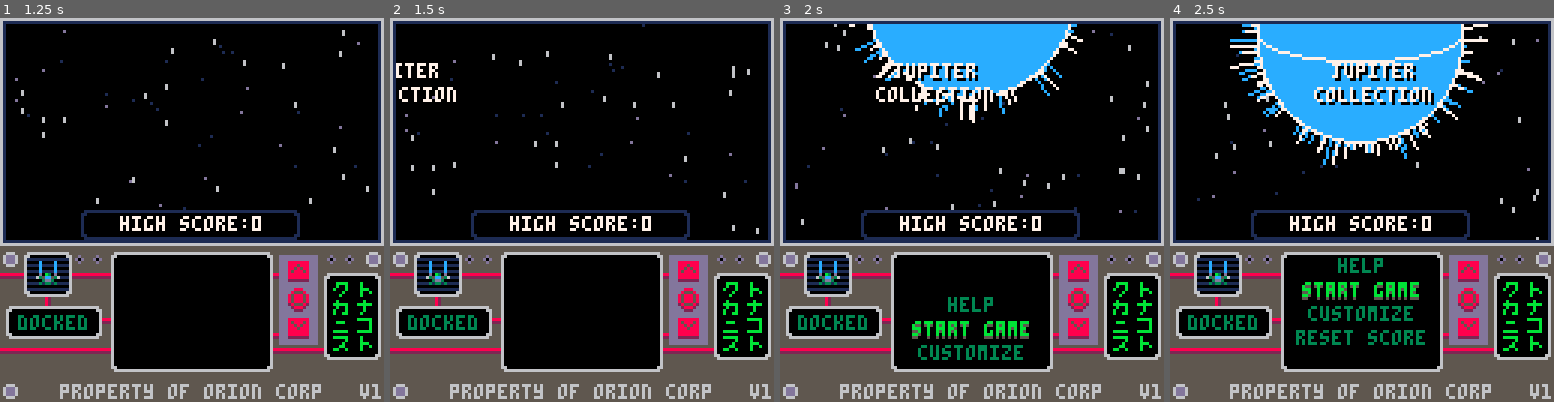
Above: before the commit, frames 1-4 (left to right).
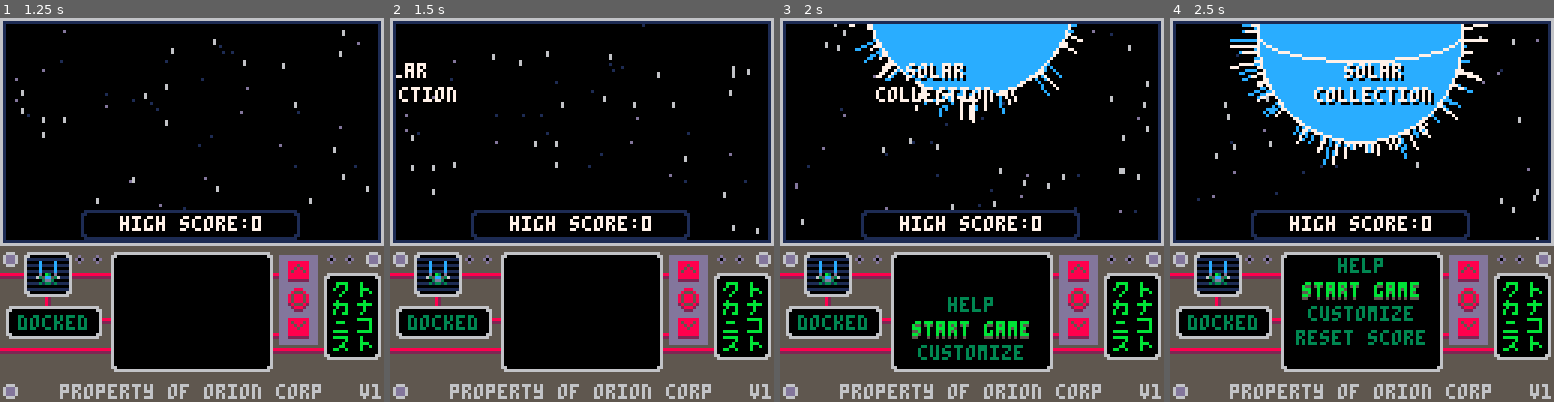
Above: after the commit, the same moments.

Repository: jacobneal65/drop-p8
Game: PICO-8 cartridge drop.p8
The game is run twice, just before and just after one commit, with the same random seed, the same clock (stepped at 60 frames per second) and the same inputs.
Inputs:
- Up to frame 1 (1.25 s): tap X (X key) at 0.33, 1.07 s; tap O (Z key) at 0.7 s
- Up to frame 2 (1.5 s): no input
- Up to frame 3 (2 s): hold Right from 1.6 s (still down); tap O (Z key) at 1.7 s; tap X (X key) at 1.85 s
- Up to frame 4 (2.5 s): release Right at 2.1 s; tap O (Z key) at 2.1 s; hold Up 2.15-2.42 s; hold Right from 2.47 s (still down)

Frame 1 is identical in both runs. In frame 2, 0.2% of the frame differs, in the area x 1-13%, y 11-16%; in frame 3, 0.5%; in frame 4, 0.5%, in the area x 42-65%, y 11-17%.

Commit message:
initial ship sel menu

Diff:
--- a/drop.p8
+++ b/drop.p8
@@ -2,7 +2,7 @@
 version 42
 __lua__
 --main
---jupiter collection
+--solar collection
 --by olivander65
 function _init()
 	v="1"
@@ -30,6 +30,9 @@
 	p_spd=2.5
 	pc_spr=3
 	p_spr=3
+	--player ship options
+	p_spr_opt={3,38,54,56,40}
+
 	--player offset l,r,b,t
 	p_o={-1,8,1,-7}
 
@@ -81,7 +84,7 @@
 	fadding=false
 	fade_r=100
 
-	--stars
+	--starfield
 	starx={}
 	stary={}
 	starspd={}
@@ -147,7 +150,7 @@
 	rnd_char={}
 	gen_char()
 	btn_tmr=0
-
+	sel=0
 	draw_help=false
 	--screen
 	screen_offset=0
@@ -223,16 +226,13 @@
 			_upd=upd_help
 		end
 	end
-
 end
 
 function upd_help()
-	btn_reset()
 	move_screen(sc_dir)
 	if btnp(🅾️) then
 		sfx(9)
-		btn_sprs[3]=110
-		btn_tmr=5
+		btn_sprs[3],btn_tmr=110,5
 		sc_dir=-1
 		sc_tmr=0
 		draw_help=false
@@ -247,15 +247,26 @@
 end
 
 function upd_ship_cust()
-	btn_reset()
 	move_screen(sc_dir)
+	--p_spr_opt sel
 	if btnp(🅾️) then
+		sfx(9)
+		btn_sprs[3],btn_tmr=110,5
 		sc_dir=-1
 		sc_tmr=0
+		draw_help=false
+	end
+	if sc_tmr==1 then
+		if sc_dir==1 then
+			draw_help=true
+		else
+			_upd=upd_menu
+		end
 	end
 end
 
 function move_screen(dir)
+	btn_reset()
 	sc_tmr=min(sc_tmr+0.04,1)
 	local _t=easeoutquart(sc_tmr)
 	if dir==1 then
@@ -317,7 +328,7 @@
 	draw_fx()
 	drw_fruit()
 	draw_sun(intro_sun)
-	local q = {"jupiter","collection"}
+	local q = {"solar","collection"}
 	oprint(q[1],hcenter(q[1])+sun_off+60,15,7,0)
 	oprint(q[2],hcenter(q[2])+sun_off+60,23,7,0)
 		--high score
@@ -1264,8 +1275,8 @@
 	local txt="class "..scls[level]
 	local txt2="grav: "..sgtyp[level]
 	if not l then
-		oprint(txt,hcenter(txt)+sun_off,48,7,13)
-		oprint(txt2,hcenter(txt2)+sun_off,56,7,13)
+		oprint(txt,hcenter(txt)+sun_off,48,7,0)
+		oprint(txt2,hcenter(txt2)+sun_off,56,7,0)
 	end
 end
 
@@ -1624,13 +1635,13 @@
 00000000000566565665000005000d000050050000500500009999000049990000499a000049aa00009aaa0000aaaa0000aaa90000aa940000a9940000999400
 0000000000005555555000000055d0000005d000000d500000000000000000000000000000000000000000000000000000000000000000000000000000000000
 00000000000000000000000000000000000000000000000000022000000220000000000000000000000000000000000000000000000000000000000000000000
-00000000000000000000000000000000000000000000000000288200002882000000000000000000000000000000000000000900009000000009000000009000
-00000000000000000000000000000000000000000000000000288200002882000000000000000000000044444444000009009000000900900009000000090000
-00000000000000000000000000000000000000000000000002e88e2000288e2000000000000000000444555cc155444000988000000889000008899009088900
-00000c3000000350000005500000055000000550000000002e87c8e2027c88200000000000000000455566c7dc16555400088900009880000998800000988090
-000050000000c0000000300000005000000050000000000028811882021188200000000000000000466666cddc16666400090090090090000000900000009000
-00005000000050000000c00000003000000050000000000002855820025582200000000000000000466666666666666400900000000009000000900000090000
-0000500000005000000050000000c000000050000000000000299200002992000000000000000000544466666666444500000000000000000000000000000000
+0000000000000000000000000000000000000000000000000028820000288200006cd600005d6700000000000000000000000900009000000009000000009000
+00000000000000000000000000000000000000000000000000288200002882000061160000516700000044444444000009009000000900900009000000090000
+00000000000000000000000000000000000000000000000002e88e2000288e2055566555555665550444555cc155444000988000000889000008899009088900
+00000c3000000350000005500000055000000550000000002e87c8e2027c882066528566dd587567455566c7dc16555400088900009880000998800000988090
+000050000000c0000000300000005000000050000000000028811882021188200052850000587500466666cddc16666400090090090090000000900000009000
+00005000000050000000c00000003000000050000000000002855820025582200052550000565500466666666666666400900000000009000000900000090000
+0000500000005000000050000000c000000050000000000000299200002992000005500000055000544466666666444500000000000000000000000000000000
 0000000000000000000000000000000000000000000000000d0000d00d000d000700707007070700055544444444555000000000000000000000000000000000
 00000000000000000000000000000000000000000000000005600650056065000600606006060600061055555555006100000000000000000000000000000000
 00000000000000000000000000000000000000000000000006566560055657000655666006566660061000000000006100000000000000000000000000000000
